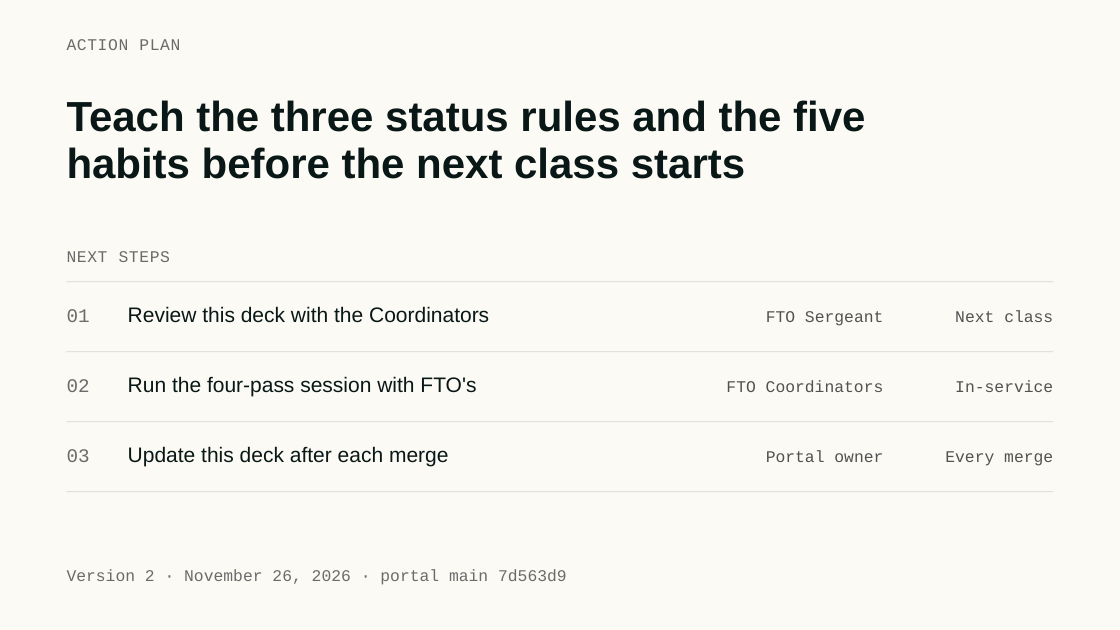
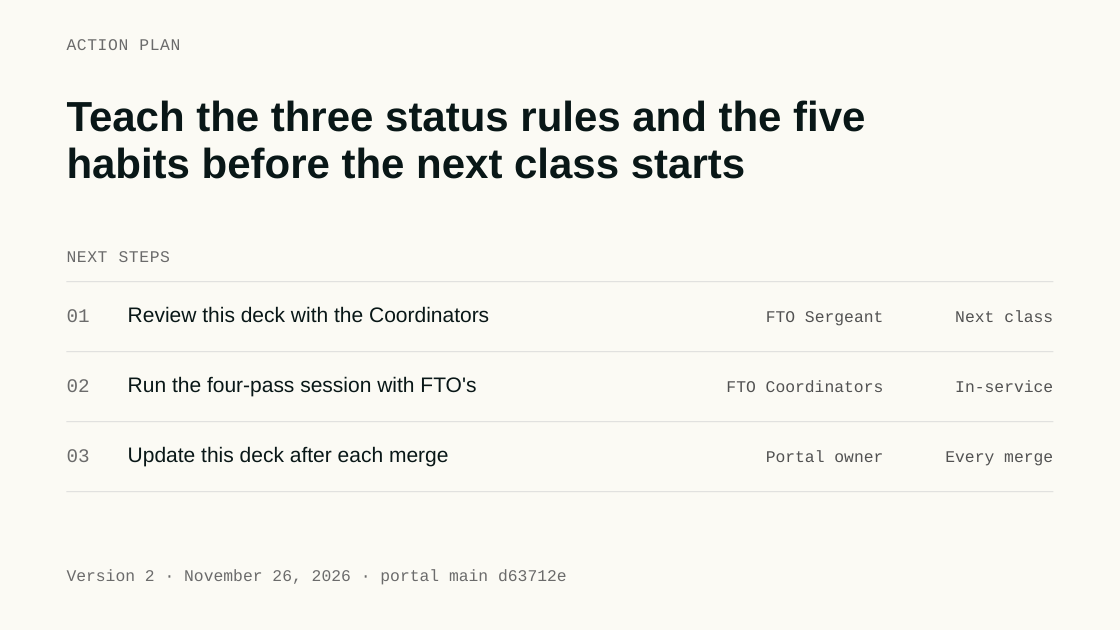
Before and after one commit to fitfo2019-dev/CPD-FTO-PORTAL, a slide deck: slide 23 of docs/training/FTO-Portal-Training-Deck.pptx. Drawn at 1120x630 pixels with LibreOffice and Linux fonts; fonts in the diff are those of the drawing. Boxes give left, top, right and bottom in pixels: in the first picture for what was removed or moved away, otherwise in the second. Text is boxed around its words. In the diff, an @@ line names an element or a change of style, - is before the commit and + after.

```diff
--- a/docs/training/FTO-Portal-Training-Deck.pptx
+++ b/docs/training/FTO-Portal-Training-Deck.pptx
@@ text at (67,569,567,585): text changed @@
-Version 2 · November 26, 2026 · portal main 7d563d9
+Version 2 · November 26, 2026 · portal main d63712e
```
Also in this commit, not shown: 1 other slide changed, 1 other file.
